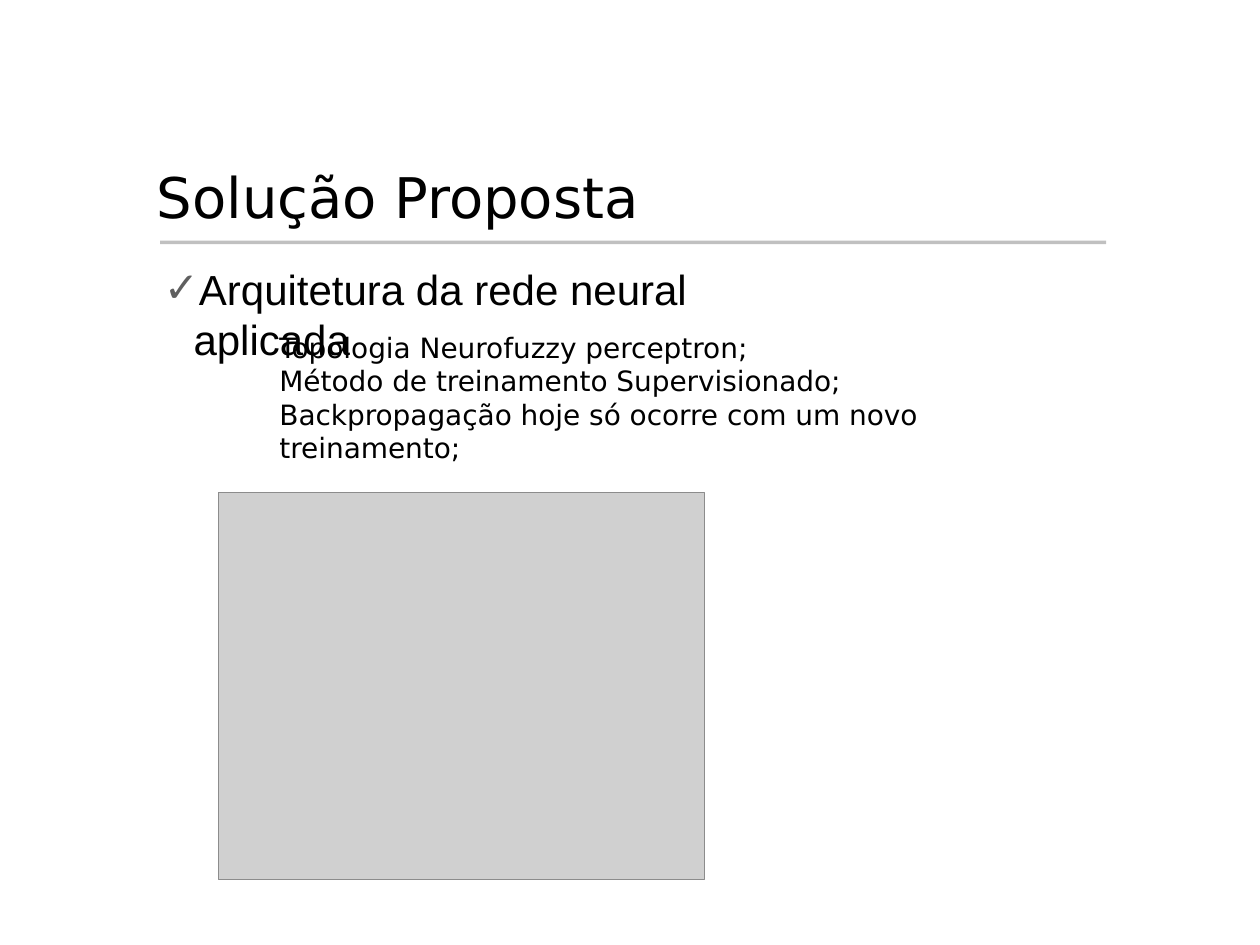
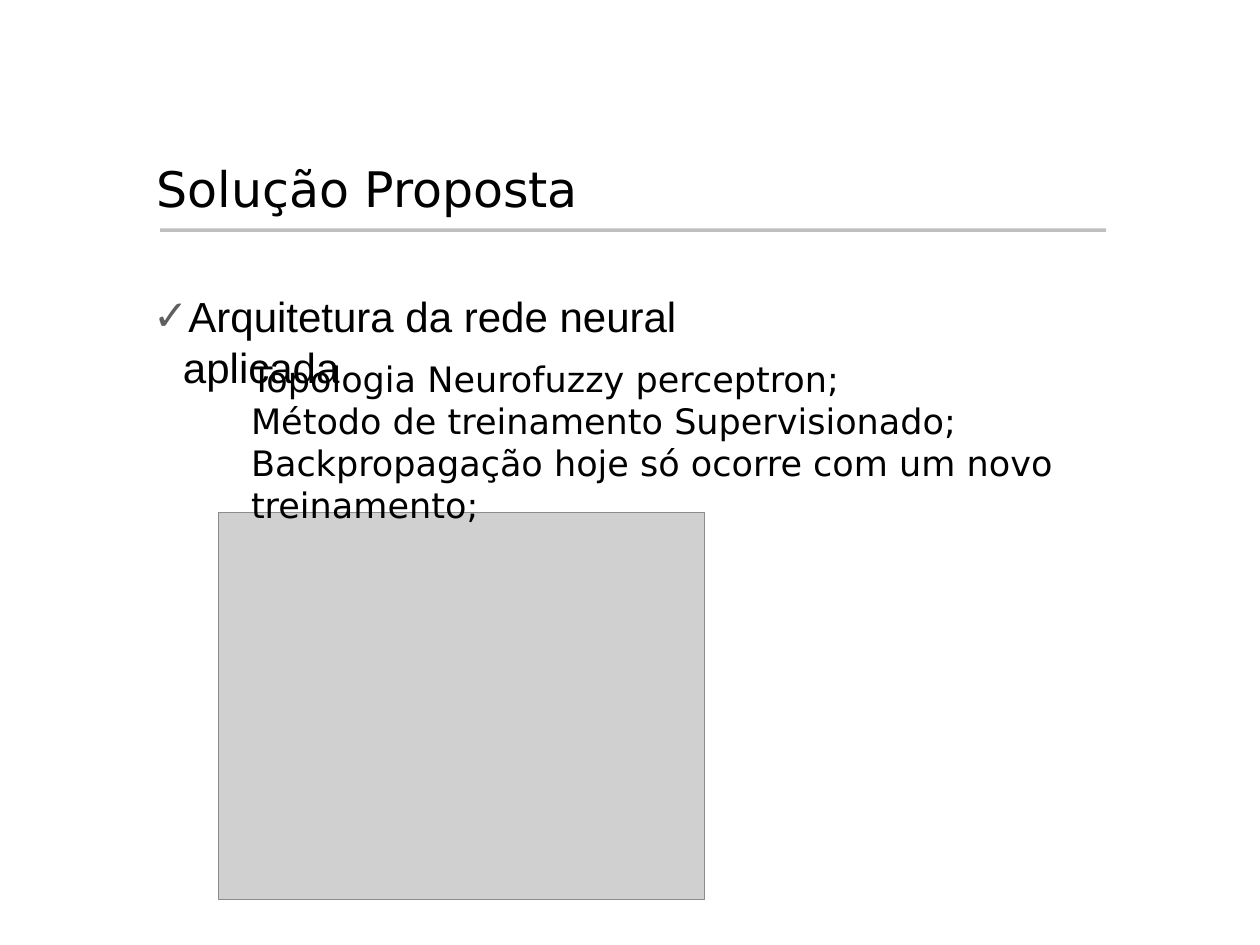
Before and after one commit to rcabral/creditanalyst, a slide deck: slide 10 of Apresentacao_Hermes/Apresentacao_Hermes.ppt. Drawn at 1260x945 pixels with LibreOffice and Linux fonts; fonts in the diff are those of the drawing; grey boxes stand for pictures; background and template pictures are left out. Boxes give left, top, right and bottom in pixels: in the first picture for what was removed or moved away, otherwise in the second. Text is boxed around its words. In the diff, an @@ line names an element or a change of style, - is before the commit and + after.

```diff
--- a/Apresentacao_Hermes/Apresentacao_Hermes.ppt
+++ b/Apresentacao_Hermes/Apresentacao_Hermes.ppt
@@ title "Solução Proposta" at (x1=157, y1=169, x2=578, y2=218): size 32 to 28 pt @@
@@ line moved from (160, 242) - (1106, 242) to (160, 231) - (1106, 231) @@
@@ text "Arquitetura da rede neural aplicada" moved from (x1=194, y1=274, x2=687, y2=364) to (x1=183, y1=301, x2=677, y2=391) @@
@@ text "Topologia Neurofuzzy perceptron;" moved from (x1=279, y1=335, x2=917, y2=431) to (x1=251, y1=364, x2=1053, y2=484) @@
@@ text "Topologia Neurofuzzy perceptron;" at (x1=251, y1=364, x2=1053, y2=484): size 16 to 20 pt @@
@@ picture moved from (x1=218, y1=493, x2=704, y2=879) to (x1=218, y1=513, x2=704, y2=900) @@
```
Also in this commit, not shown: 18 other slides changed.
